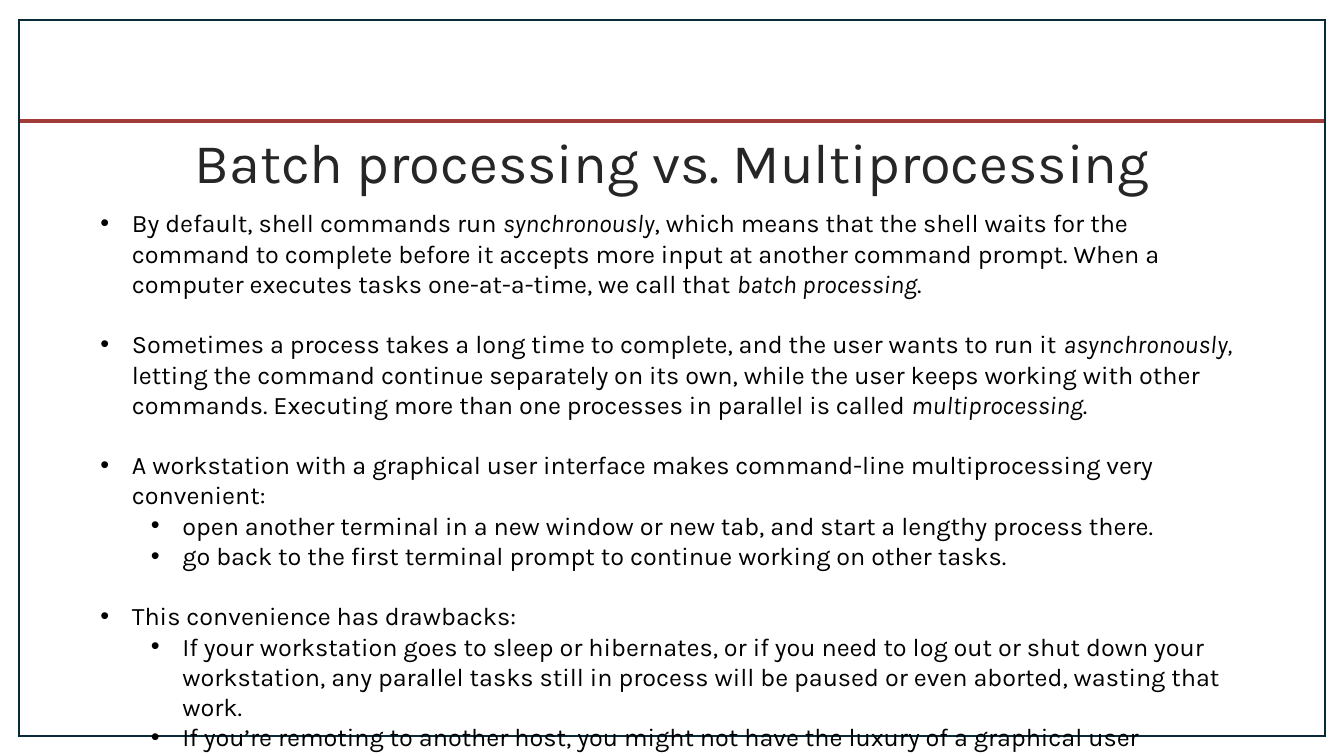
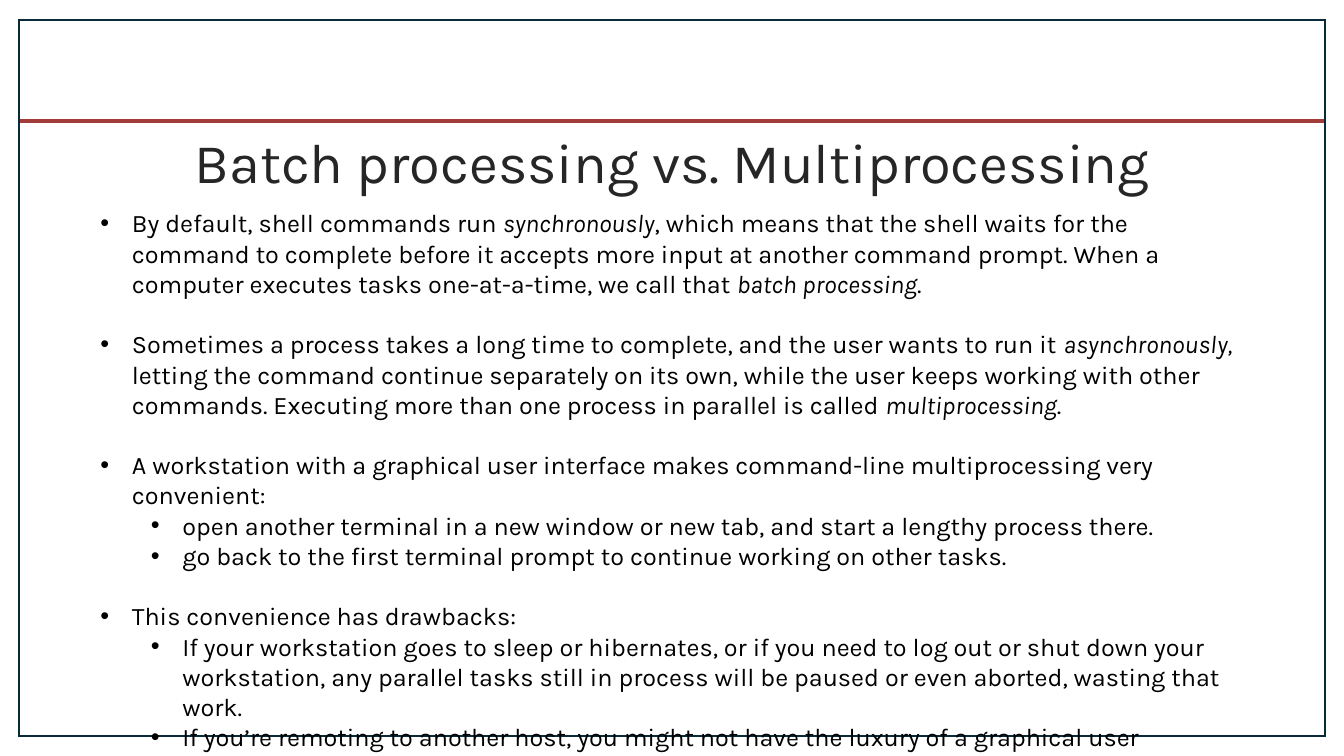
Before and after one commit to byui-cyber360/content, a slide deck: slide 2 of CYBER360-6.5-Jobs-Scheduled-Tasks.pptx. Drawn at 1344x756 pixels with LibreOffice and Linux fonts; fonts in the diff are those of the drawing; background and template pictures are left out. Boxes give left, top, right and bottom in pixels: in the first picture for what was removed or moved away, otherwise in the second. Text is boxed around its words. In the diff, an @@ line names an element or a change of style, - is before the commit and + after.

```diff
--- a/CYBER360-6.5-Jobs-Scheduled-Tasks.pptx
+++ b/CYBER360-6.5-Jobs-Scheduled-Tasks.pptx
@@ text at (132,335,1232,420): text changed @@
-• Sometimes a process takes a long time to complete, and the user wants to run it asynchronously, letting the command continue separately on its own, while the user keeps working with other commands. Executing more than one processes in parallel is called multiprocessing.
+• Sometimes a process takes a long time to complete, and the user wants to run it asynchronously, letting the command continue separately on its own, while the user keeps working with other commands. Executing more than one process in parallel is called multiprocessing.
```
Also in this commit, not shown: 1 other slide changed, 5 other files.
